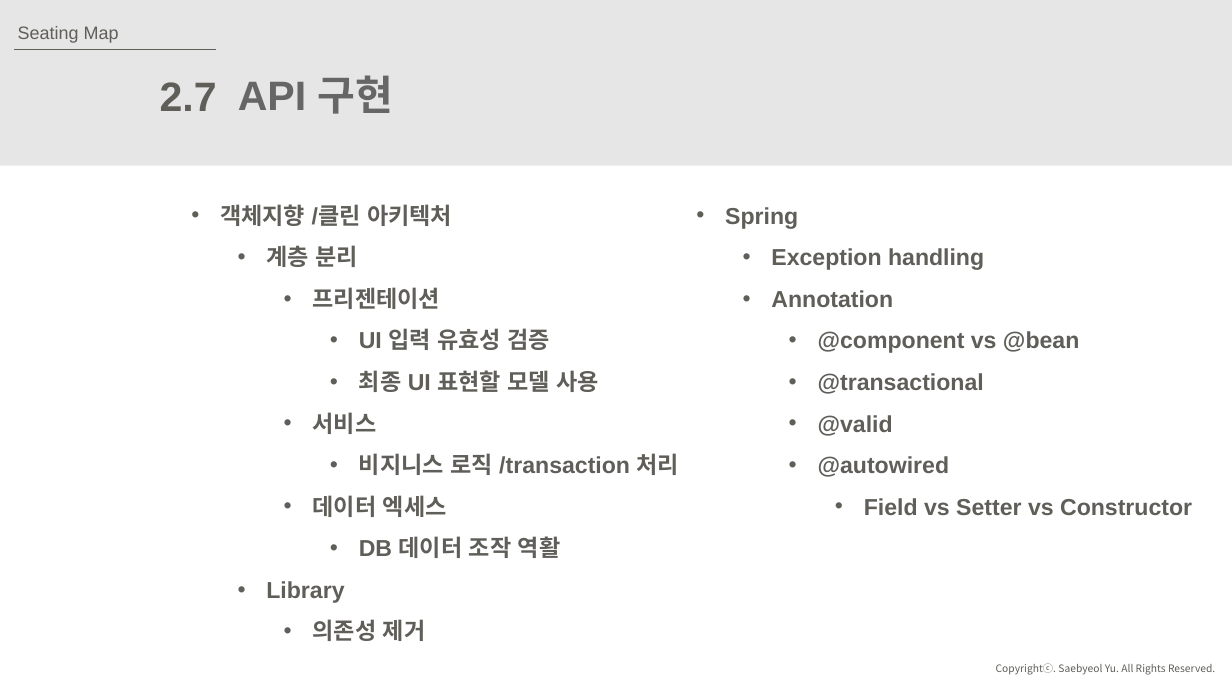
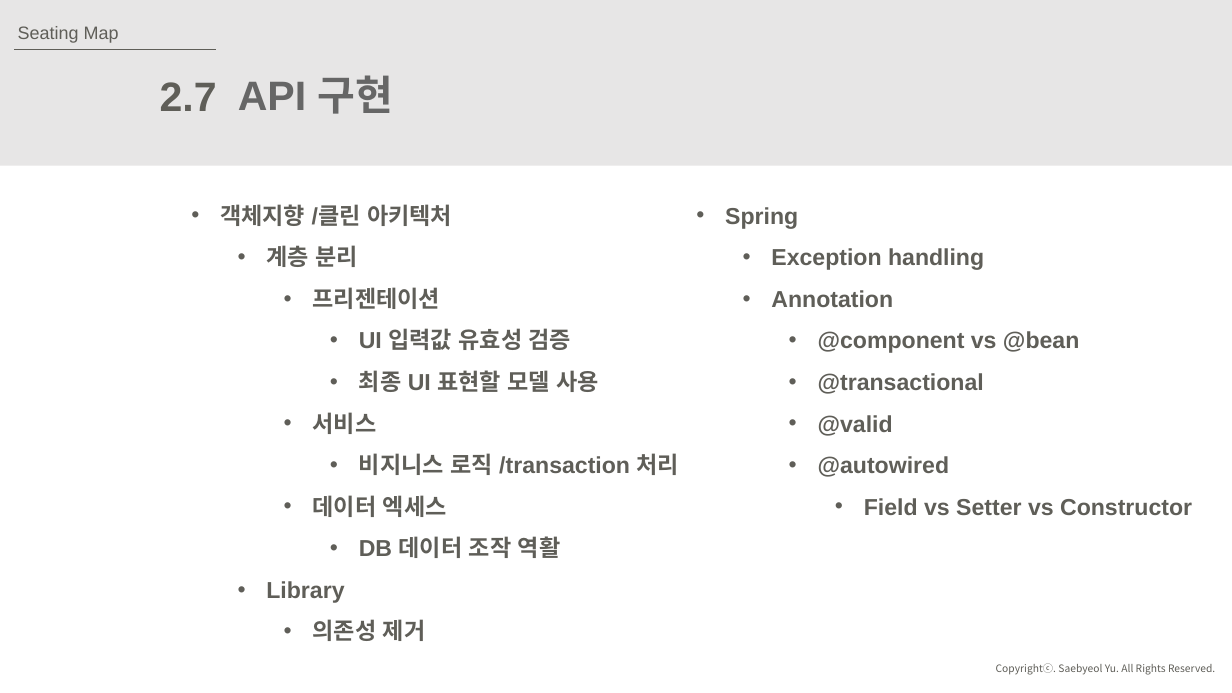
Before and after one commit to JuJinPark/interproject-process, a slide deck: slide 15 of 발표/internProject(20191015).pptx (slide 16 before the commit). Drawn at 1232x693 pixels with LibreOffice and Linux fonts; fonts in the diff are those of the drawing. Boxes give left, top, right and bottom in pixels: in the first picture for what was removed or moved away, otherwise in the second. Text is boxed around its words. In the diff, an @@ line names an element or a change of style, - is before the commit and + after.

```diff
--- a/발표/internProject(20191015).pptx
+++ b/발표/internProject(20191015).pptx
@@ text at <box>359,328,572,350</box>: text changed @@
-      • UI 입력 유효성 검증
+      • UI 입력값 유효성 검증
```
Also in this commit, not shown: 2 other slides changed, 1 slide removed, 1 other file.
